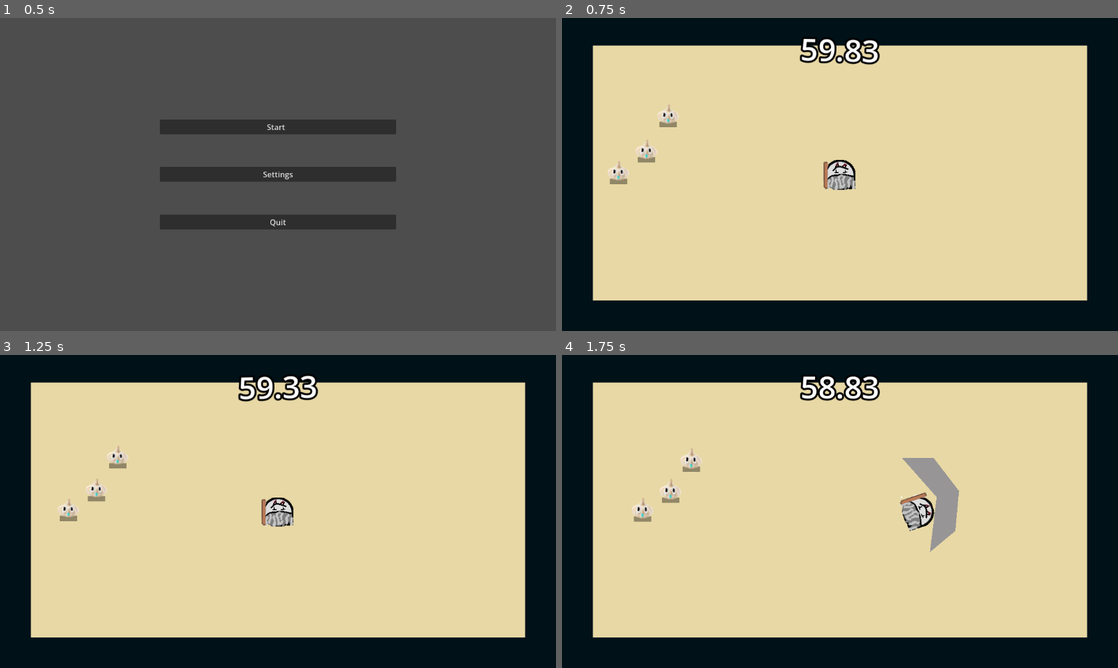
Above: before the commit, frames 1-4 (two rows, left to right).
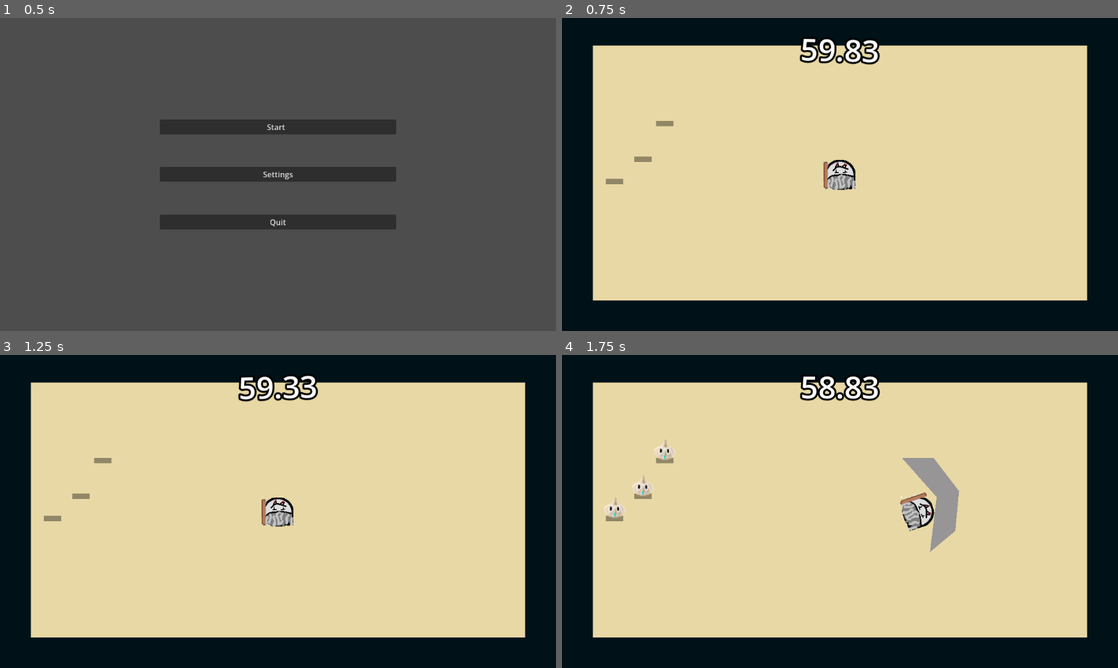
Above: after the commit, the same moments.

Repository: Av1zi/GMTK26
Game: Godot game, scene res://Scenes/main_menu.tscn
Same seed, same stepped clock (60 frames per second), same inputs: the game is played once before the commit and once after it. Sound files missing from this copy of the repository are replaced by a short silence.
Inputs (mouse positions are in pixels of both pictures, inside the frame that each line leads up to):
- Up to frame 1 (0.5 s): no input
- Up to frame 2 (0.75 s): click "Start" at 0.5 s
- Up to frame 3 (1.25 s): no input
- Up to frame 4 (1.75 s): move the mouse to (962, 495) at 1.27 s; hold D (move_right) from 1.28 s (still down); hold Right mouse button (melee) from 1.28 s (still down)

Frame 1 is identical in both runs. In frame 2, 0.4% of the frame differs, in the area x 7-21%, y 27-54%; in frame 3, 0.6%; in frame 4, 1.0%, in the area x 7-26%, y 27-54%.

Commit message:
enemy spawn animation

Diff:
--- a/new-game-project/Scripts/enemy.gd
+++ b/new-game-project/Scripts/enemy.gd
@@ -3,21 +3,28 @@
 @export var health: int = 100
 @export var speed: float = 50.0
 @export var time_gained_on_death: float = 5.0
-@export var attack_damage: int = 10 # NEW
-@export var attack_cooldown: float = 1.0 # NEW — seconds between hits while player is in range
+@export var attack_damage: int = 10
+@export var attack_cooldown: float = 1.0
 var player: CharacterBody2D
 var push_dir: Vector2 = Vector2(0, 0)
 var push_strength: float = 0.0
 var push_timer: float = 0.0
-var player_in_range: bool = false # NEW
-var can_attack: bool = true # NEW
+var player_in_range: bool = false
+var can_attack: bool = true
 @onready var animation_tree: AnimationTree = $AnimationTree
 @onready var damage_text: Label = $DamageTextContainer/DamageText
 @onready var blood_particle = preload("res://scenes/blood_particle.tscn")
-@onready var attack_area: Area2D = $AttackArea # NEW
-@onready var attack_timer: Timer = $AttackTimer # NEW
+@onready var attack_area: Area2D = $AttackArea
+@onready var attack_timer: Timer = $AttackTimer
+@export var spawn_invincible_time: float = 1.0
+@export var flash_interval: float = 0.1
+var is_invincible: bool = false
+@onready var character_sprite = $CharacterSprite
+var original_collision_layer: int = 2
+var original_collision_mask: int = 2
 
 func _ready():
+	play_spawn_invincibility()
 	damage_text.visible = false
 
 func setup(pos: Vector2, _player: CharacterBody2D):
@@ -25,6 +32,9 @@
 	player = _player
 
 func _physics_process(delta):
+	if is_invincible:
+		push_back(delta)
+		return
 	var dir = (player.global_position - global_position).normalized()
 	position += dir * delta * speed
 	push_back(delta)
@@ -83,3 +93,22 @@
 	elif anim_name == "destroy":
 		animation_tree['parameters/conditions/is_destroyed'] = false
 		destroy()
+
+func play_spawn_invincibility():
+	is_invincible = true
+	original_collision_layer = collision_layer
+	original_collision_mask = collision_mask
+	collision_layer = 0 # bullets can't detect this body
+	collision_mask = 0 # this body doesn't detect anything either
+
+	var flashes := int(spawn_invincible_time / flash_interval)
+	for i in flashes:
+		character_sprite.visible = false
+		await get_tree().create_timer(flash_interval / 2.0).timeout
+		character_sprite.visible = true
+		await get_tree().create_timer(flash_interval / 2.0).timeout
+	character_sprite.visible = true
+
+	collision_layer = original_collision_layer
+	collision_mask = original_collision_mask
+	is_invincible = false
--- a/new-game-project/Scripts/enemySun.gd
+++ b/new-game-project/Scripts/enemySun.gd
@@ -7,6 +7,11 @@
 @export var distance_tolerance: float = 40.0
 @export var shot_cooldown: float = 1.2
 @export var time_gained_on_death: float = 5.0
+@export var spawn_invincible_time: float = 1.0 # NEW
+@export var flash_interval: float = 0.1
+var is_invincible: bool = false
+var original_collision_layer: int = 2
+var original_collision_mask: int = 2
 
 var player: CharacterBody2D
 var push_dir: Vector2 = Vector2(0, 0)
@@ -25,6 +30,7 @@
 @onready var screen_size = Vector2.ZERO
 
 func _ready():
+	play_spawn_invincibility()
 	damage_text.visible = false
 	shot_timer.one_shot = true
 	shot_timer.timeout.connect(_on_shot_timer_timeout)
@@ -35,6 +41,9 @@
 	player = _player
 
 func _physics_process(delta):
+	if is_invincible:
+		push_back(delta)
+		return
 	if player == null:
 		velocity = Vector2.ZERO
 		move_and_slide()
@@ -104,3 +113,22 @@
 
 func _on_shot_timer_timeout():
 	is_shot_cd = false
+
+func play_spawn_invincibility():
+	is_invincible = true
+	original_collision_layer = collision_layer
+	original_collision_mask = collision_mask
+	collision_layer = 0 # bullets can't detect this body
+	collision_mask = 0 # this body doesn't detect anything either
+
+	var flashes := int(spawn_invincible_time / flash_interval)
+	for i in flashes:
+		character_sprite.visible = false
+		await get_tree().create_timer(flash_interval / 2.0).timeout
+		character_sprite.visible = true
+		await get_tree().create_timer(flash_interval / 2.0).timeout
+	character_sprite.visible = true
+
+	collision_layer = original_collision_layer
+	collision_mask = original_collision_mask
+	is_invincible = false
Not shown, changed: new-game-project/Assets/gun.png.import
Not shown, changed: new-game-project/Assets/shomm.png.import
Not shown, changed: new-game-project/Assets/vampire.png.import
Not shown, changed: new-game-project/assets/sound_effects/hitHurt.wav.import
Not shown, changed: new-game-project/assets/sound_effects/laserShoot.wav.import
